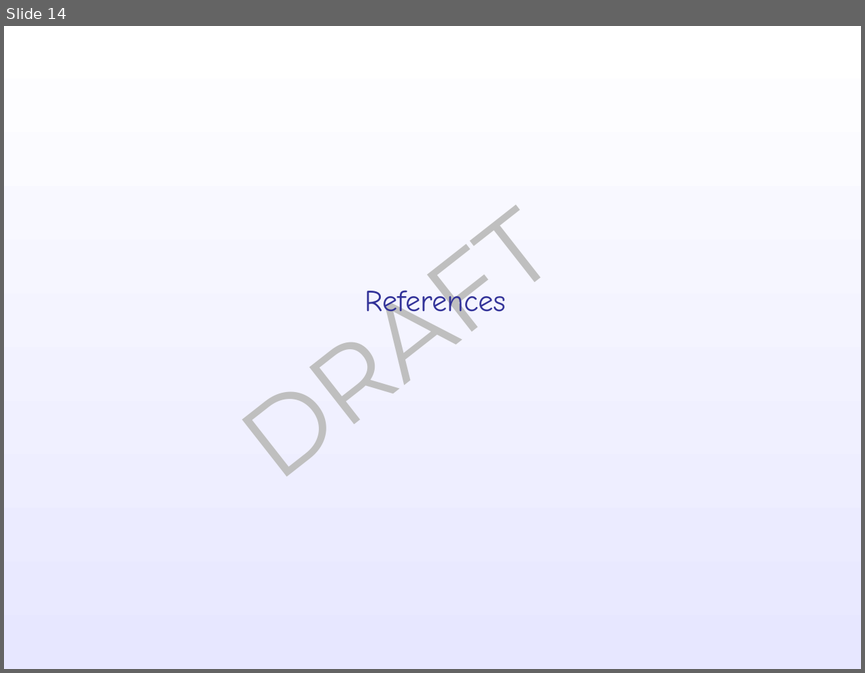
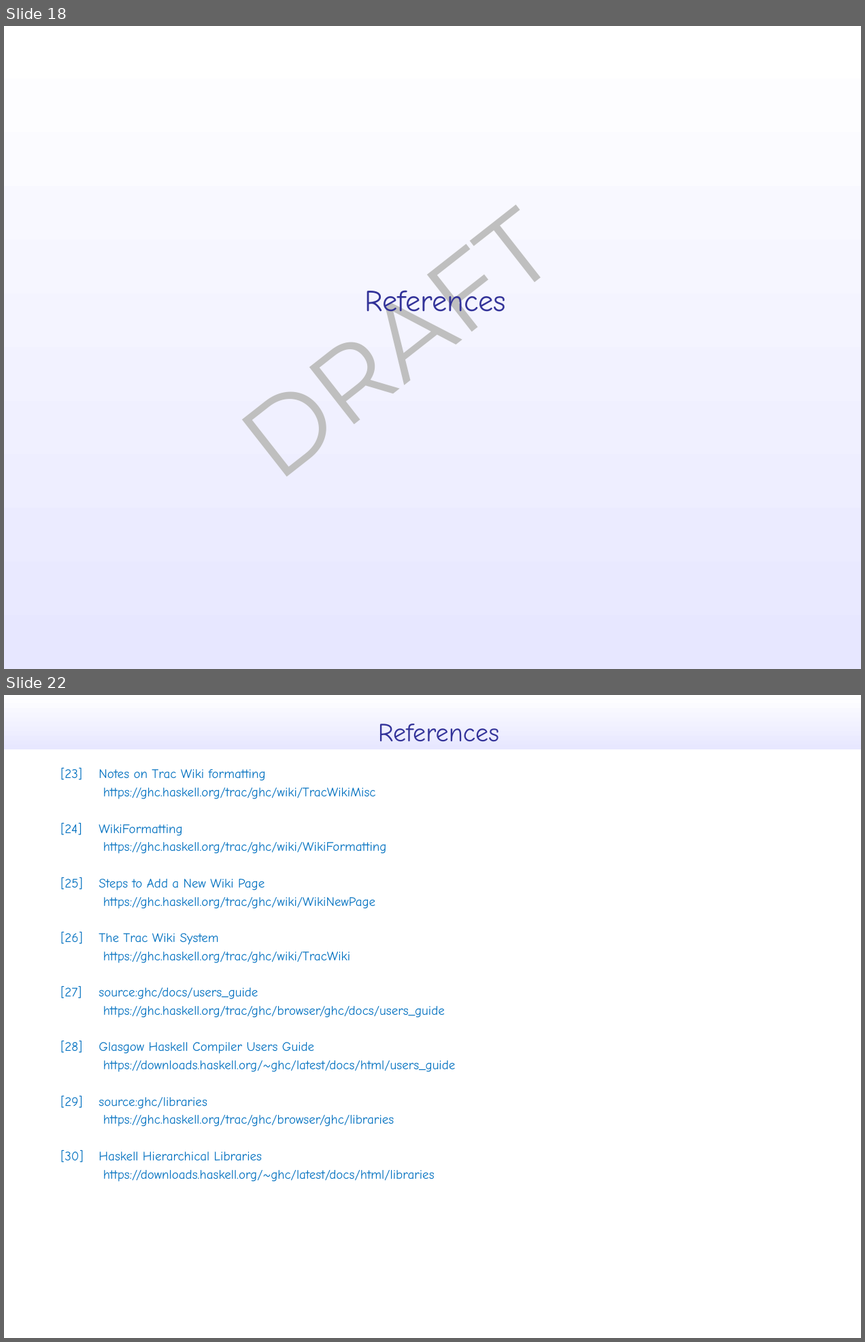
Before and after one commit to takenobu-hs/ghc-development-flow, a slide deck: src/ghc_development_flow.pptx. Shown one above the other, each under a label of ours: slide 14 before the commit, slides 18 and 22 after it; the slides between them are not shown. The pictures are 865x673 and 865x1342 pixels, drawn with LibreOffice and Linux fonts; fonts in the diff are those of the drawing. Boxes give left, top, right and bottom in pixels: in the first picture for what was removed or moved away, otherwise in the second. Text is boxed around its words. In the diff, an @@ line names an element or a change of style, - is before the commit and + after.

```diff
--- a/src/ghc_development_flow.pptx
+++ b/src/ghc_development_flow.pptx
@@ slide 22 added at bbox=[4, 695, 861, 1338], background #FFFFFF @@
@@ rectangle added at bbox=[4, 695, 861, 750], fill gradient #FFFFFF to #E7E7FF @@
@@ text added at bbox=[378, 724, 499, 742], 24 pt, text #333399 @@
+References
@@ text added at bbox=[60, 768, 456, 1162], 12 pt, text #0070C0 @@
+[23] Notes on Trac Wiki formatting
+https://ghc.haskell.org/trac/ghc/wiki/TracWikiMisc
+[24] WikiFormatting
+https://ghc.haskell.org/trac/ghc/wiki/WikiFormatting
+[25] Steps to Add a New Wiki Page
+https://ghc.haskell.org/trac/ghc/wiki/WikiNewPage
+[26] The Trac Wiki System
+https://ghc.haskell.org/trac/ghc/wiki/TracWiki
+[27] source:ghc/docs/users_guide
+https://ghc.haskell.org/trac/ghc/browser/ghc/docs/users_guide
+[28] Glasgow Haskell Compiler Users Guide
+https://downloads.haskell.org/~ghc/latest/docs/html/users_guide
+[29] source:ghc/libraries
+https://ghc.haskell.org/trac/ghc/browser/ghc/libraries
+[30] Haskell Hierarchical Libraries
+https://downloads.haskell.org/~ghc/latest/docs/html/libraries
@@ what was slide 14 is now slide 18 @@
```
Also in this commit, not shown: 9 slides changed, 5 other slides added, 1 other file.
